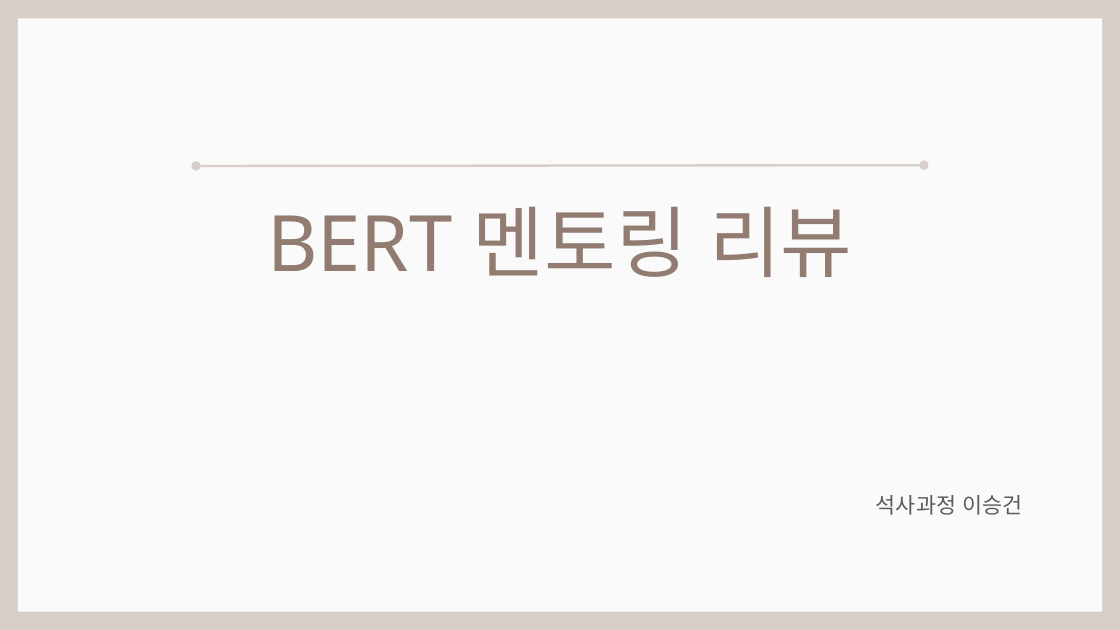
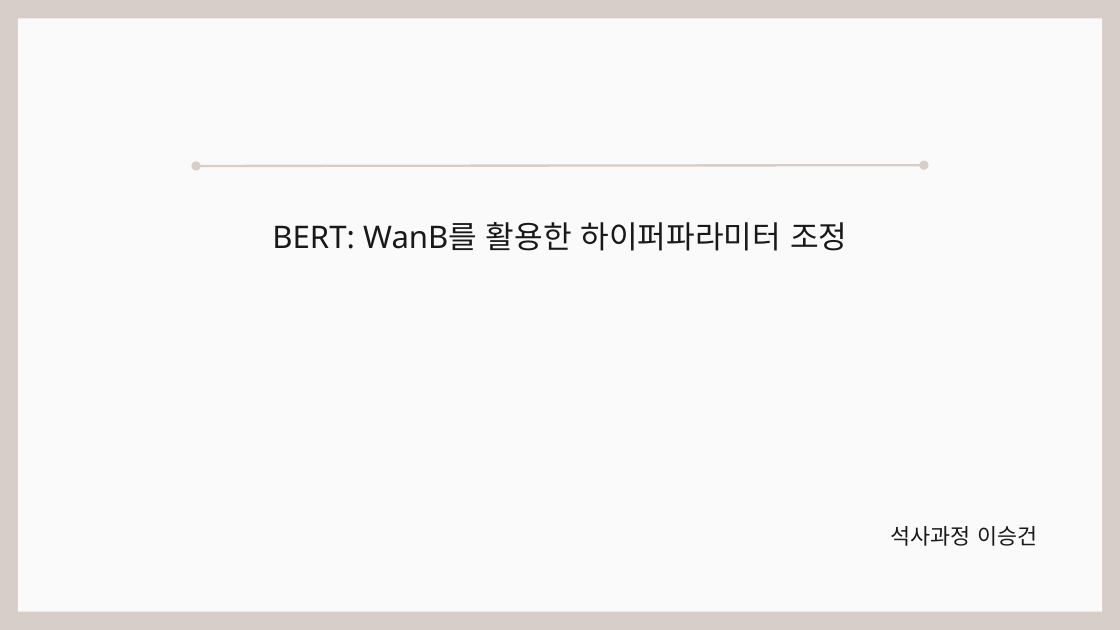
Before and after one commit to seungdeng/DELab, a slide deck: slide 1 of PPT/DSLab_이승건_BERT멘토링발표.pptx. Drawn at 1120x630 pixels with LibreOffice and Linux fonts; fonts in the diff are those of the drawing. Boxes give left, top, right and bottom in pixels: in the first picture for what was removed or moved away, otherwise in the second. Text is boxed around its words. In the diff, an @@ line names an element or a change of style, - is before the commit and + after.

Commit message:
update ppt

```diff
--- a/PPT/DSLab_이승건_BERT멘토링발표.pptx
+++ b/PPT/DSLab_이승건_BERT멘토링발표.pptx
@@ title at box(272, 222, 847, 251): text changed; size 50 to 20 pt; text colour #927C71 to #191919 @@
-BERT 멘토링 리뷰
+BERT: WanB를 활용한 하이퍼파라미터 조정
@@ subtitle "석사과정 이승건": place and size @@
-subtitle "석사과정 이승건" at box(876, 495, 1022, 515)
+subtitle "석사과정 이승건" at box(891, 526, 1037, 546)
@@ subtitle "석사과정 이승건" at box(891, 526, 1037, 546): text colour #5C5C5F to #191919 @@
```
Also in this commit, not shown: 1 other slide changed, 1 slide added, 1 slide removed, 1 other file.
